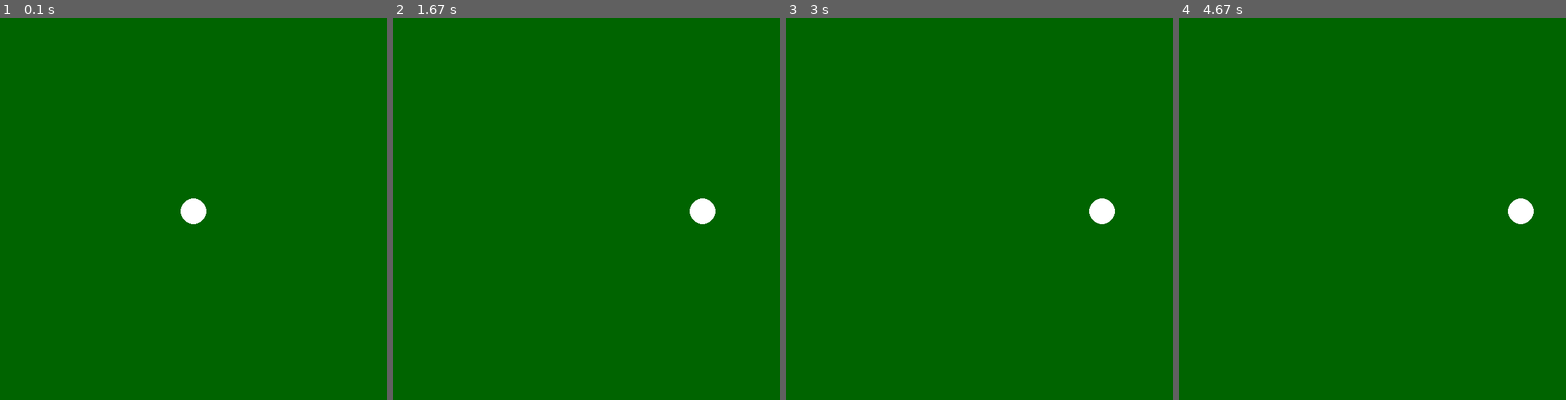
Above: before the commit, frames 1-4 (left to right).
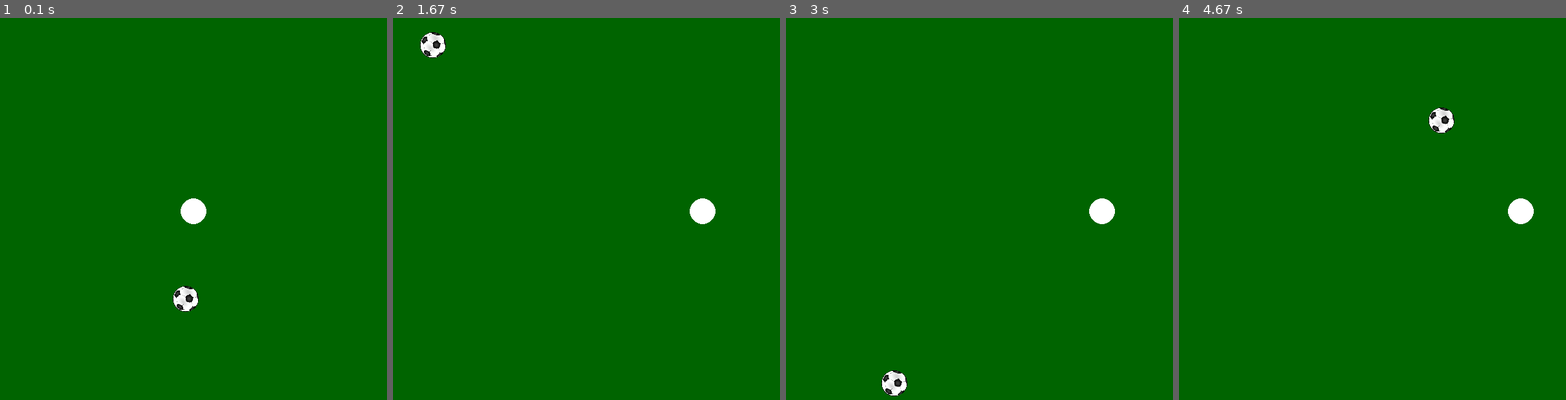
Above: after the commit, the same moments.

Repository: Yu266426/Hack-Club
Game: pygame game, started from 2023-2024/PenaltyShootout/main.py
The game is run twice, just before and just after one commit, with the same random seed, the same clock (stepped at 60 frames per second) and the same inputs.
Inputs:
- Up to frame 1 (0.1 s): no input
- Up to frame 2 (1.67 s): hold D 0.33-0.8 s; hold D 0.83-1.3 s; hold A from 1.33 s (still down)
- Up to frame 3 (3 s): release A at 1.87 s; hold A 1.9-2.3 s; hold D 2.33-2.97 s
- Up to frame 4 (4.67 s): hold A 3-3.47 s; hold D 3.5-3.97 s; hold D 4-4.47 s; hold A from 4.5 s (still down)

The runs differ from the first frame. In frame 1, 0.4% of the frame differs, in the area x 44-52%, y 70-77%; in frame 2, 0.4%; in frame 3, 0.4%; in frame 4, 0.4%.

Commit message:
Nov 8 Meeting

Diff:
--- a/2023-2024/PenaltyShootout/main.py
+++ b/2023-2024/PenaltyShootout/main.py
@@ -21,10 +21,44 @@
 		pygame.draw.circle(surface, "white", self.pos, 20)
 
 
+class Ball:
+	def __init__(self, pos, velocity):
+		self.pos = pygame.Vector2(pos)
+
+		self.velocity = pygame.Vector2(velocity)
+
+		self.image = pygame.image.load("soccer_ball.png")
+		self.image = pygame.transform.scale(self.image, (40, 40))
+
+		self.rect = self.image.get_rect(center=self.pos)
+
+	def update(self):
+		self.pos.x += self.velocity.x
+		self.rect.center = self.pos
+
+		if self.rect.left < 0:
+			self.velocity.x *= -1
+		if self.rect.right > 600:
+			self.velocity.x *= -1
+
+		self.pos.y += self.velocity.y
+		self.rect.center = self.pos
+
+		if self.rect.top < 0:
+			self.velocity.y *= -1
+		if self.rect.bottom > 600:
+			self.velocity.y *= -1
+
+	def draw(self, surface: pygame.Surface):
+		surface.blit(self.image, self.rect)
+
+
 screen = pygame.display.set_mode((600, 600))
 clock = pygame.Clock()
 
 player = Player()
+
+ball = Ball((300, 400), (-2.4, 7.3))
 
 running = True
 while running:
@@ -38,10 +72,14 @@
 			if event.key == pygame.K_ESCAPE:
 				running = False
 
+	# Updating
 	player.move()
+	ball.update()
 
+	# Drawing
 	screen.fill("dark green")
 
 	player.draw(screen)
+	ball.draw(screen)
 
 	pygame.display.flip()
